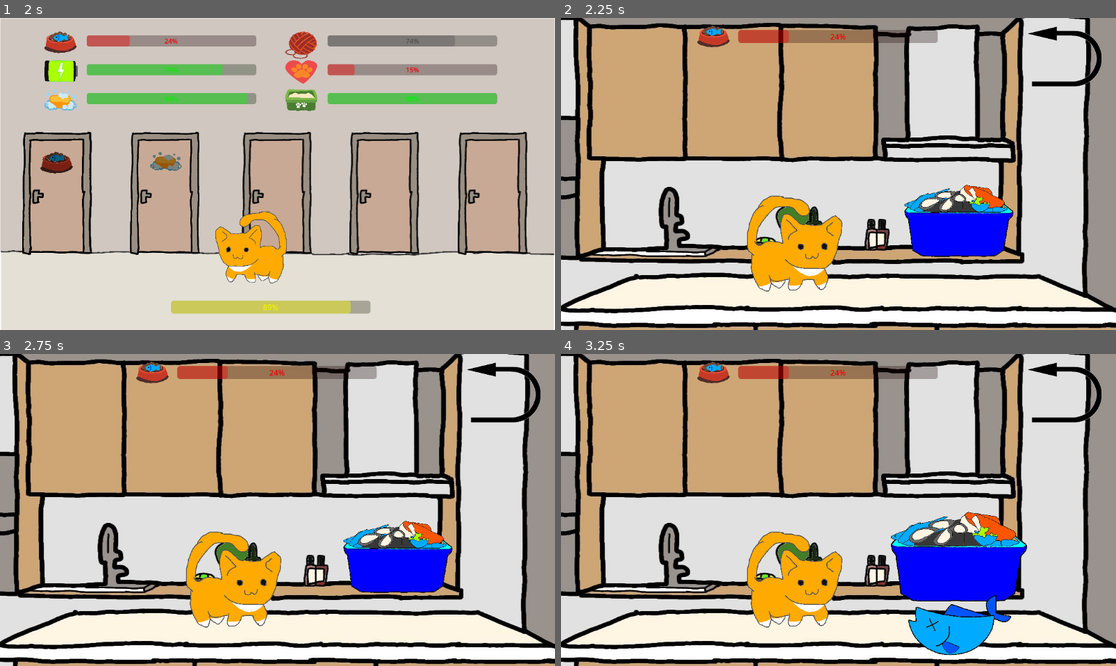
Above: before the commit, frames 1-4 (two rows, left to right).
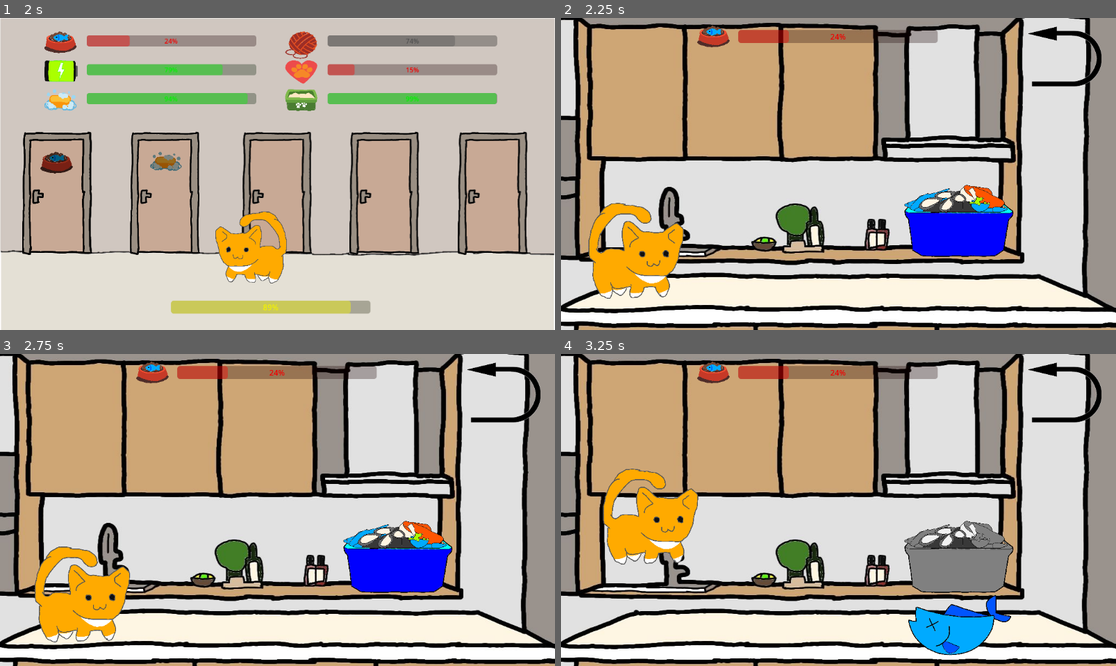
Above: after the commit, the same moments.

Repository: HipolitoThe3rd/Cat-Game
Game: Godot game, scene res://scenes/bath.tscn
Two runs of this game, one before a commit and one after it. Both use one fixed random seed, a clock stepped at 60 frames per second and the inputs below.
Inputs (mouse positions are in pixels of both pictures, inside the frame that each line leads up to):
- Up to frame 1 (2 s): tap Enter (ui_accept) at 0.5, 0.77 s; move the mouse to (399, 158) at 0.52 s; hold Right (ui_right) 0.53-1.25 s; click (399, 158) at 0.67 s; click (505, 55) at 1.25 s
- Up to frame 2 (2.25 s): click (616, 192) at 2 s
- Up to frame 3 (2.75 s): no input
- Up to frame 4 (3.25 s): click (960, 556) at 2.75 s

Frame 1 is identical in both runs. In frame 2, 6.8% of the frame differs, in the area x 4-51%, y 56-90%; in frame 3, 6.8%; in frame 4, 12%, in the area x 7-84%, y 36-88%.

Commit message:
kitchen cat jump

Diff:
--- a/scenes/kitchen.tscn
+++ b/scenes/kitchen.tscn
@@ -21,6 +21,7 @@
 [ext_resource type="Texture2D" uid="uid://chh237kv5fgim" path="res://sprites/ui/IconBackPressed.png" id="16_7vcjq"]
 [ext_resource type="Texture2D" uid="uid://dv7ykceyk2ka1" path="res://sprites/ui/IconBackHover.png" id="17_8vv5g"]
 [ext_resource type="Texture2D" uid="uid://cjgucwcq7dagd" path="res://sprites/fish/fish_bucket.png" id="18_3fy06"]
+[ext_resource type="PackedScene" uid="uid://cltvdkcs8vp7e" path="res://scenes/prefabs/wall.tscn" id="18_fr5pv"]
 [ext_resource type="Texture2D" uid="uid://cdlwrrqgfxewr" path="res://sprites/fish/fish_bucket_pressed.png" id="20_e7cmp"]
 [ext_resource type="Texture2D" uid="uid://c4occ1pwk0yr" path="res://sprites/fish/fish_bucket_hover.png" id="21_f125y"]
 
@@ -116,6 +117,7 @@
 script = ExtResource("1_acu1m")
 
 [node name="Background" type="TextureRect" parent="."]
+z_index = -5
 anchors_preset = 4
 anchor_top = 0.5
 anchor_bottom = 0.5
@@ -149,7 +151,7 @@
 volume_db = -9.0
 
 [node name="Cat" type="CharacterBody2D" parent="."]
-position = Vector2(478, 465)
+position = Vector2(144.00003, 468)
 scale = Vector2(0.2, 0.2)
 script = ExtResource("6_k1cyo")
 
@@ -183,25 +185,18 @@
 [node name="ShowerheadHitbox" parent="." instance=ExtResource("14_psp1i")]
 
 [node name="Floor" type="StaticBody2D" parent="."]
-position = Vector2(589, 664)
+position = Vector2(589, 677)
 
 [node name="CollisionShape2D" type="CollisionShape2D" parent="Floor"]
 scale = Vector2(35.559998, 8.400002)
 shape = SubResource("RectangleShape2D_i4q2v")
 
-[node name="WallLeft" type="StaticBody2D" parent="."]
-position = Vector2(-153, 190)
-
-[node name="CollisionShape2D" type="CollisionShape2D" parent="WallLeft"]
-scale = Vector2(13.318898, -72.35281)
-shape = SubResource("RectangleShape2D_i4q2v")
-
-[node name="WallRight" type="StaticBody2D" parent="."]
-position = Vector2(1311, 134)
-
-[node name="CollisionShape2D" type="CollisionShape2D" parent="WallRight"]
-scale = Vector2(13.318898, -72.35281)
-shape = SubResource("RectangleShape2D_i4q2v")
+[node name="WallLeft" parent="." instance=ExtResource("18_fr5pv")]
+position = Vector2(-183, 190)
+
+[node name="WallRight" parent="." instance=ExtResource("18_fr5pv")]
+position = Vector2(1326, 134)
+new_direction = -1
 
 [node name="BackButton" type="TextureButton" parent="."]
 offset_left = 970.0
@@ -214,6 +209,7 @@
 texture_hover = ExtResource("17_8vv5g")
 
 [node name="FishBucket" type="TextureButton" parent="."]
+z_index = -1
 offset_left = 713.0
 offset_top = 347.00003
 offset_right = 1842.0
--- /dev/null
+++ b/scenes/prefabs/wall.tscn
@@ -0,0 +1,16 @@
+[gd_scene load_steps=3 format=3 uid="uid://cltvdkcs8vp7e"]
+
+[ext_resource type="Script" uid="uid://c5mdgy5b2kpdn" path="res://scripts/wall.gd" id="1_bqd0v"]
+
+[sub_resource type="RectangleShape2D" id="RectangleShape2D_i4q2v"]
+size = Vector2(33.39708, 21.190468)
+
+[node name="Wall" type="Area2D"]
+script = ExtResource("1_bqd0v")
+
+[node name="CollisionShape2D" type="CollisionShape2D" parent="."]
+scale = Vector2(13.318898, -72.35281)
+shape = SubResource("RectangleShape2D_i4q2v")
+
+[connection signal="area_entered" from="." to="." method="_on_area_entered"]
+[connection signal="body_entered" from="." to="." method="_on_body_entered"]
--- a/scripts/cat_kitchen.gd
+++ b/scripts/cat_kitchen.gd
@@ -1,9 +1,37 @@
 class_name KitchenCat
 extends CharacterBody2D
 
+const SPEED = 30.0
+const JUMP_VELOCITY = -600.0
+
+@onready var sprite = $Sprite2D
 @onready var sfx_happy = $AudioCat/MeowHappy
 @onready var sfx_angry = $AudioCat/MeowAngry
 @onready var sfx_eat = $AudioCat/EatFish
+
+var direction = 1
+var target: Fish # the fish that the Cat is targeting, if any
+
+func _physics_process(delta: float) -> void:
+	if direction:
+		velocity.x = direction * SPEED
+	else:
+		velocity.x = move_toward(velocity.x, 0, SPEED)
+
+	if direction == 1: # if moving right
+		sprite.flip_h = direction # flip sprite
+	elif direction == -1: # if moving left
+		sprite.flip_h = 0 # don't flip sprite
+
+	if target == null:
+		pass
+	else:
+		if target.is_dragging == false && velocity.y == 0:
+			velocity.y = JUMP_VELOCITY
+
+	velocity.y += get_gravity().y * delta
+
+	move_and_slide()
 
 func play_sound(audio_name:String):
 	match audio_name:
--- a/scripts/kitchen.gd
+++ b/scripts/kitchen.gd
@@ -2,6 +2,7 @@
 
 @onready var sh_hitbox = $ShowerheadHitbox
 @onready var pb_hungerbar = $HungerBar
+@onready var cat = $Cat
 @onready var fish_bucket = $FishBucket
 @onready var fish_prefab = preload("res://scenes/prefabs/fish.tscn")
 
@@ -13,9 +14,10 @@
 # Called every frame. 'delta' is the elapsed time since the previous frame.
 func _process(_delta):
 	if Global.hunger >= 100:
-		$FishBucket.disabled = true
+		fish_bucket.disabled = true
 	else:
-		pass
+		if fish == null:
+			fish_bucket.disabled = false
 	pb_hungerbar.value = Global.hunger
 	if pb_hungerbar.value < 25:
 		pb_hungerbar.modulate = Color(1, 0, 0) # red for low values
@@ -29,8 +31,10 @@
 	if is_instance_valid(fish):
 		return
 	fish = fish_prefab.instantiate()
+	cat.target = fish
 	add_child(fish)
 	fish.start_drag(get_global_mouse_position())
+	fish_bucket.disabled = true
 
 func _on_fish_bucket_button_up() -> void:
 	Input.set_custom_mouse_cursor(Global.cursor_default)
--- /dev/null
+++ b/scripts/wall.gd
@@ -0,0 +1,13 @@
+class_name Wall
+extends Area2D
+
+@export var new_direction := 1 # what direction a colliding object will change to when it touches this wall
+
+
+func _on_body_entered(body: Node) -> void:
+	#print(body, " has collided with the wall")
+	if body is KitchenCat:
+		body.direction = new_direction
+
+func _on_area_entered(area: Area2D) -> void:
+	print(area, " has collided with the wall")
Not shown: 1 places in scenes/kitchen.tscn that only renumber resources
Not shown, added: scripts/wall.gd.uid
